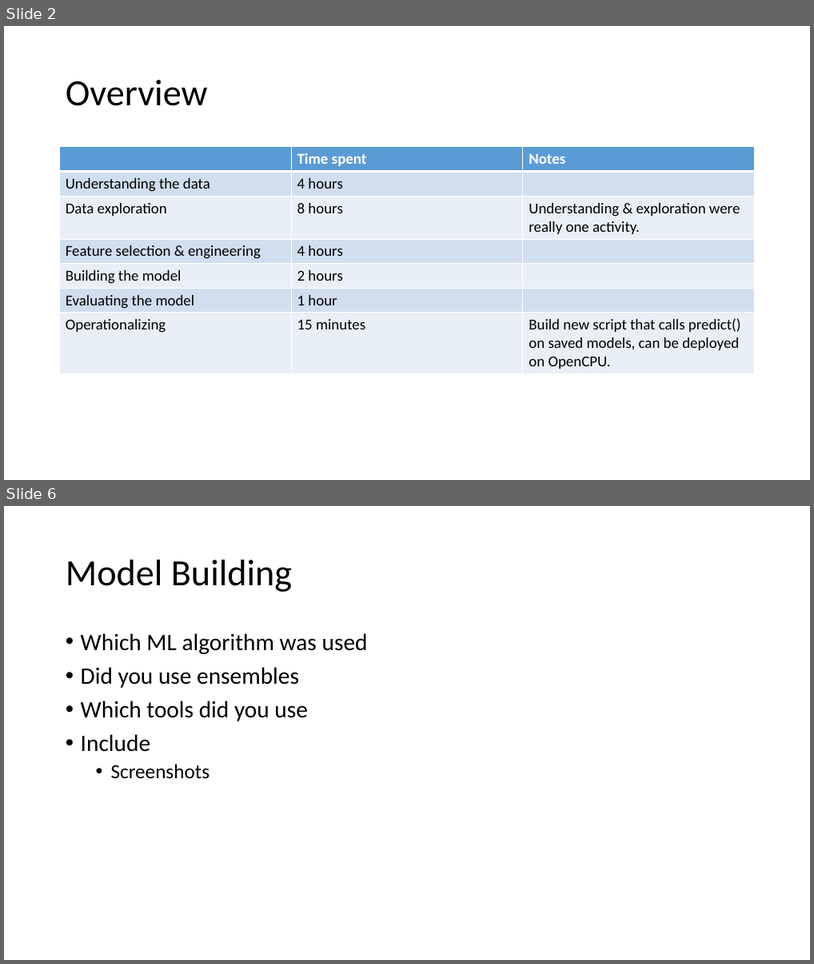
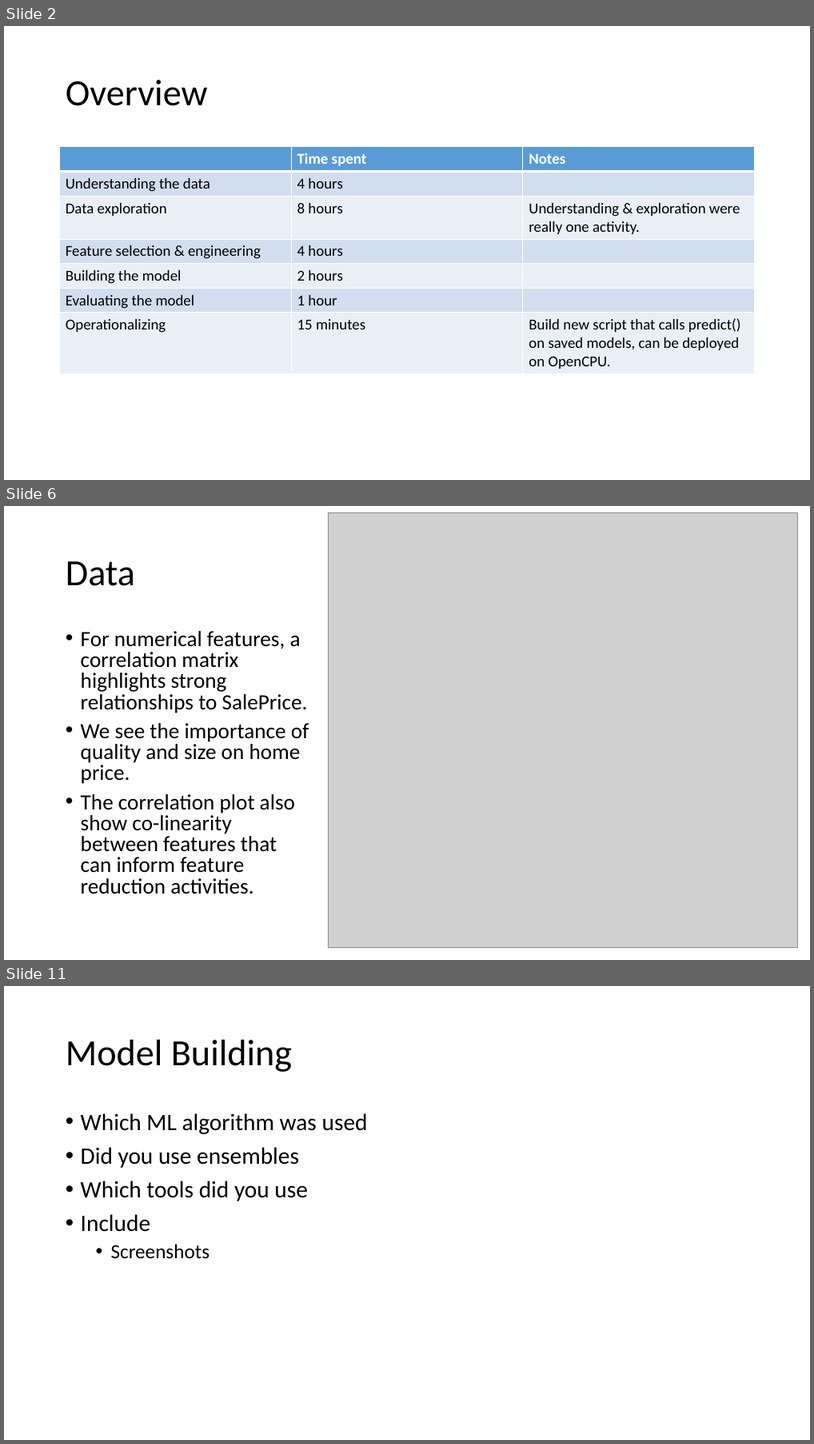
Before and after one commit to DannyGsGit/UW_DS450, a slide deck: Capstone/Docs/Homework/Template_Individual.pptx. Shown one above the other, each under a label of ours: slides 2 and 6 before the commit, slides 2, 6 and 11 after it; the slides between them are not shown. The pictures are 814x964 and 814x1444 pixels, drawn with LibreOffice and Linux fonts; fonts in the diff are those of the drawing; grey boxes stand for pictures. Boxes give left, top, right and bottom in pixels: in the first picture for what was removed or moved away, otherwise in the second. Text is boxed around its words. In the diff, an @@ line names an element or a change of style, - is before the commit and + after.

```diff
--- a/Capstone/Docs/Homework/Template_Individual.pptx
+++ b/Capstone/Docs/Homework/Template_Individual.pptx
@@ slide 6 added at [4, 506, 810, 960], background #FFFFFF @@
@@ picture added at [328, 512, 798, 947] @@
@@ title added at [66, 561, 135, 586], 44 pt, text #000000 @@
+Data
@@ text added at [81, 631, 310, 894], 25.9 pt, text #000000 @@
+• For numerical features, a correlation matrix highlights strong relationships to SalePrice.
+• We see the importance of quality and size on home price.
+• The correlation plot also show co-linearity between features that can inform feature reduction activities.
@@ what was slide 6 is now slide 11 @@
```
Also in this commit, not shown: 3 slides changed, 7 other slides added, 1 slide removed.
